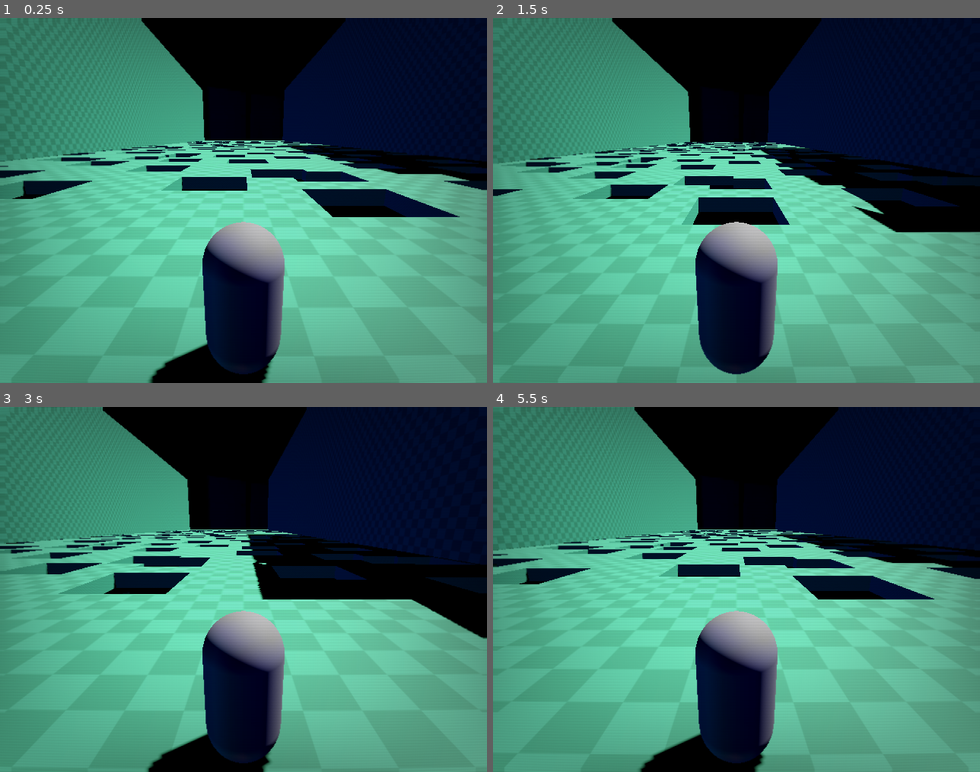
Above: before the commit, frames 1-4 (two rows, left to right).
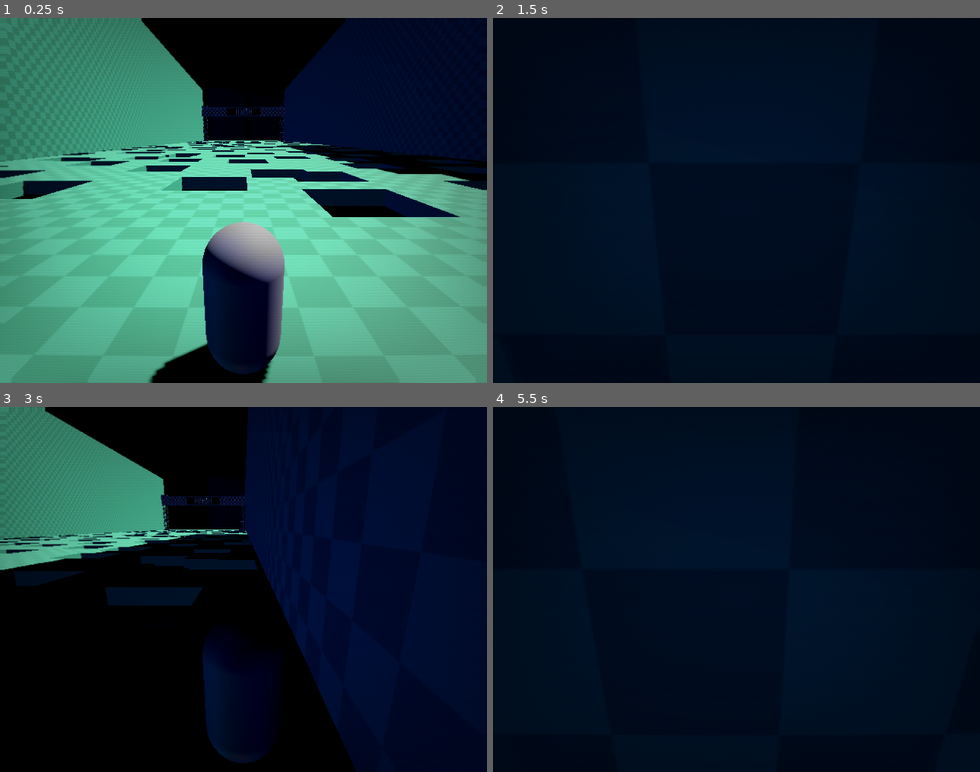
Above: after the commit, the same moments.

Repository: lognasmeow/Wonder
Game: Godot game, scene res://Maps/map_main.tscn
Same seed, same stepped clock (60 frames per second), same inputs: the game is played once before the commit and once after it.
Inputs:
- Up to frame 1 (0.25 s): no input
- Up to frame 2 (1.5 s): tap Enter at 0.5 s; hold D (right) 0.53-1.28 s; tap Space (jump) at 0.77 s; hold S (down) from 1.28 s (still down)
- Up to frame 3 (3 s): tap Space (jump) at 1.52, 2 s; release S (down) at 2.03 s; hold D (right) 2.03-2.78 s; tap Enter at 2.75 s; hold W (up) from 2.78 s (still down)
- Up to frame 4 (5.5 s): tap Space (jump) at 3.02, 3.77, 4.52 s; release W (up) at 3.53 s; hold A (left) 3.53-5.03 s; hold S (down) from 5.03 s (still down)

The runs differ from the first frame. In frame 1, 0.3% of the frame differs, in the area x 41-59%, y 23-34%; in frame 2, 77%; in frame 3, 61%; in frame 4, 78%, in the area x 0-100%, y 0-100%.

Commit message:
finish line model and reordered nodes

Diff:
--- /dev/null
+++ b/Assets/Models/Finish Line/finishLine.tscn
@@ -0,0 +1,35 @@
+[gd_scene format=3 uid="uid://crhtgwpy542xa"]
+
+[ext_resource type="PackedScene" uid="uid://pj3heif4guyd" path="res://Assets/Models/Finish Line/finish_line.glb" id="1_g2hf4"]
+
+[sub_resource type="BoxShape3D" id="BoxShape3D_g2hf4"]
+size = Vector3(1.0684814, 4.5126953, 1.0405273)
+
+[sub_resource type="BoxShape3D" id="BoxShape3D_7pu2u"]
+size = Vector3(13.088318, 1.0601807, 0.115600586)
+
+[node name="FinishLineModel" unique_id=1955813330 instance=ExtResource("1_g2hf4")]
+
+[node name="Sketchfab_model" parent="." index="0" unique_id=1571016097]
+transform = Transform3D(4.1, 0, 0, 0, -1.7484555e-07, 6, 0, -4, -2.6226832e-07, 0, 0, 0)
+
+[node name="StaticBody3D" type="StaticBody3D" parent="Sketchfab_model/bf0bdf6dbd1e48fb8e27044e64b28c64_fbx/RootNode/pole_001/pole_001_Metal_0" parent_id_path=PackedInt32Array(645118235) index="0" unique_id=2011851843]
+transform = Transform3D(1, 0, 0, 0, 1, 0, 0, 0, 1, -7.09317, 0.30052245, 0.008894457)
+
+[node name="CollisionShape3D" type="CollisionShape3D" parent="Sketchfab_model/bf0bdf6dbd1e48fb8e27044e64b28c64_fbx/RootNode/pole_001/pole_001_Metal_0/StaticBody3D" index="0" unique_id=548443795]
+transform = Transform3D(1, 0, 0, 0, 1, 0, 0, 0, 1, 0.034240723, 1.7563475, -0.020263672)
+shape = SubResource("BoxShape3D_g2hf4")
+
+[node name="StaticBody3D2" type="StaticBody3D" parent="Sketchfab_model/bf0bdf6dbd1e48fb8e27044e64b28c64_fbx/RootNode/pole_001/pole_001_Metal_0" parent_id_path=PackedInt32Array(645118235) index="1" unique_id=1894534977]
+transform = Transform3D(1, 0, 0, 0, 1, 0, 0, 0, 1, 7.023725, 0.30052245, 0.008894457)
+
+[node name="CollisionShape3D" type="CollisionShape3D" parent="Sketchfab_model/bf0bdf6dbd1e48fb8e27044e64b28c64_fbx/RootNode/pole_001/pole_001_Metal_0/StaticBody3D2" index="0" unique_id=992862880]
+transform = Transform3D(1, 0, 0, 0, 1, 0, 0, 0, 1, 0.034240723, 1.7563475, -0.020263672)
+shape = SubResource("BoxShape3D_g2hf4")
+
+[node name="StaticBody3D3" type="StaticBody3D" parent="Sketchfab_model/bf0bdf6dbd1e48fb8e27044e64b28c64_fbx/RootNode/pole_001/pole_001_Metal_0" parent_id_path=PackedInt32Array(645118235) index="2" unique_id=769745869]
+transform = Transform3D(1, 0, 0, 0, 1, 0, 0, 0, 1, 0, 3.5214818, 1.5392885e-07)
+
+[node name="CollisionShape3D" type="CollisionShape3D" parent="Sketchfab_model/bf0bdf6dbd1e48fb8e27044e64b28c64_fbx/RootNode/pole_001/pole_001_Metal_0/StaticBody3D3" index="0" unique_id=900415036]
+transform = Transform3D(1, 0, 0, 0, 1, 0, 0, 0, 1, -0.004425049, -0.08026123, 0.416687)
+shape = SubResource("BoxShape3D_7pu2u")
--- a/Maps/map_main.tscn
+++ b/Maps/map_main.tscn
@@ -6,6 +6,7 @@
 [ext_resource type="PackedScene" uid="uid://db7q0vfge37iu" path="res://Player/player.tscn" id="2_mktg1"]
 [ext_resource type="PackedScene" uid="uid://dnmj8afkcdxkx" path="res://Functional Areas/FallPlane/fallPlane.tscn" id="5_3721q"]
 [ext_resource type="PackedScene" uid="uid://b7ueai68mlg27" path="res://Functional Areas/FinishLine/Area_FinishLine.tscn" id="6_rhhk7"]
+[ext_resource type="PackedScene" uid="uid://crhtgwpy542xa" path="res://Assets/Models/Finish Line/finishLine.tscn" id="7_uov7h"]
 
 [sub_resource type="PanoramaSkyMaterial" id="PanoramaSkyMaterial_1q4cs"]
 panorama = ExtResource("1_jf03b")
@@ -43,10 +44,15 @@
 [node name="FallPlane" parent="." unique_id=510512870 instance=ExtResource("5_3721q")]
 transform = Transform3D(1, 0, 0, 0, 1, 0, 0, 0, 1, 0, -3.2877274, -51.90043)
 
-[node name="AreaFinishLine" parent="." unique_id=1843727942 instance=ExtResource("6_rhhk7")]
-transform = Transform3D(1, 0, 0, 0, 1, 0, 0, 0, 1, 0, 22.991291, -140.32568)
+[node name="FinishLine" type="Node3D" parent="." unique_id=1879886457]
+
+[node name="AreaFinishLine" parent="FinishLine" unique_id=1843727942 instance=ExtResource("6_rhhk7")]
+transform = Transform3D(1, 0, 0, 0, 1, 0, 0, 0, 1, 0, 22.991291, -141.70592)
+
+[node name="FinishLineModel" parent="FinishLine" unique_id=1955813330 instance=ExtResource("7_uov7h")]
+transform = Transform3D(1, 0, 0, 0, 1, 0, 0, 0, 1, 0, 0.9686413, -141.77754)
 
 [connection signal="enteredFallPlane" from="Player" to="." method="_on_player_entered_fall_plane"]
 [connection signal="enteredFinishLine" from="Player" to="." method="_on_player_entered_finish_line"]
 [connection signal="body_entered" from="FallPlane" to="Player" method="_on_fall_plane_body_entered"]
-[connection signal="body_entered" from="AreaFinishLine" to="Player" method="_on_area_finish_line_body_entered"]
+[connection signal="body_entered" from="FinishLine/AreaFinishLine" to="Player" method="_on_area_finish_line_body_entered"]
--- a/Player/player.gd
+++ b/Player/player.gd
@@ -1,6 +1,6 @@
 extends CharacterBody3D
 
-const SPEED = 8.0
+const SPEED = 20.0
 const JUMP_VELOCITY = 15
 
 signal enteredFallPlane
@@ -36,4 +36,4 @@
 
 
 func _on_area_finish_line_body_entered(_body):
-	enteredFinishLine.emit()
+	enteredFallPlane.emit()
Binary file added: Assets/Models/Finish Line/finish_line.glb
Not shown, added: Assets/Models/Finish Line/finish_line.glb.import
Binary file added: Assets/Models/Finish Line/finish_line_0.png
Not shown, added: Assets/Models/Finish Line/finish_line_0.png.import
